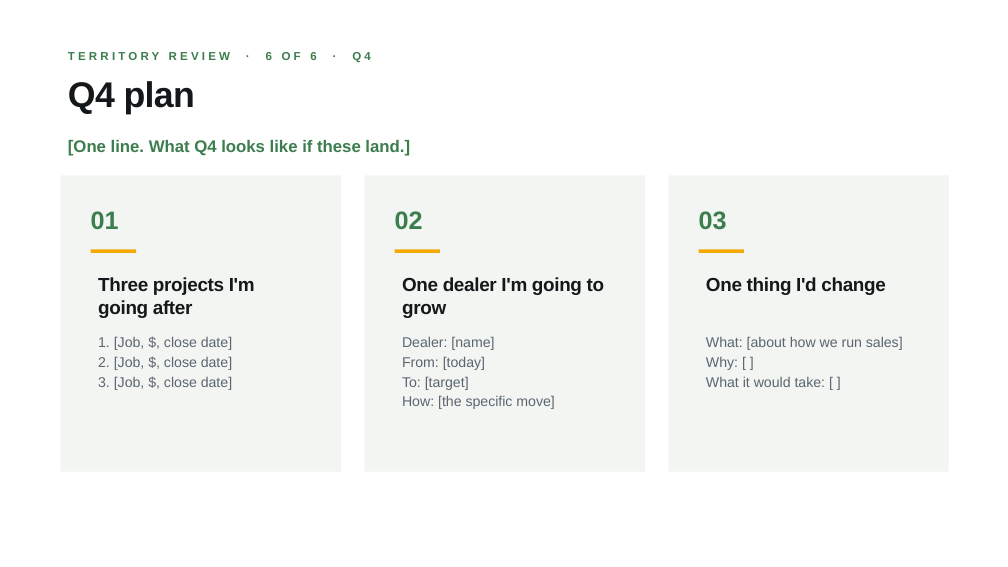
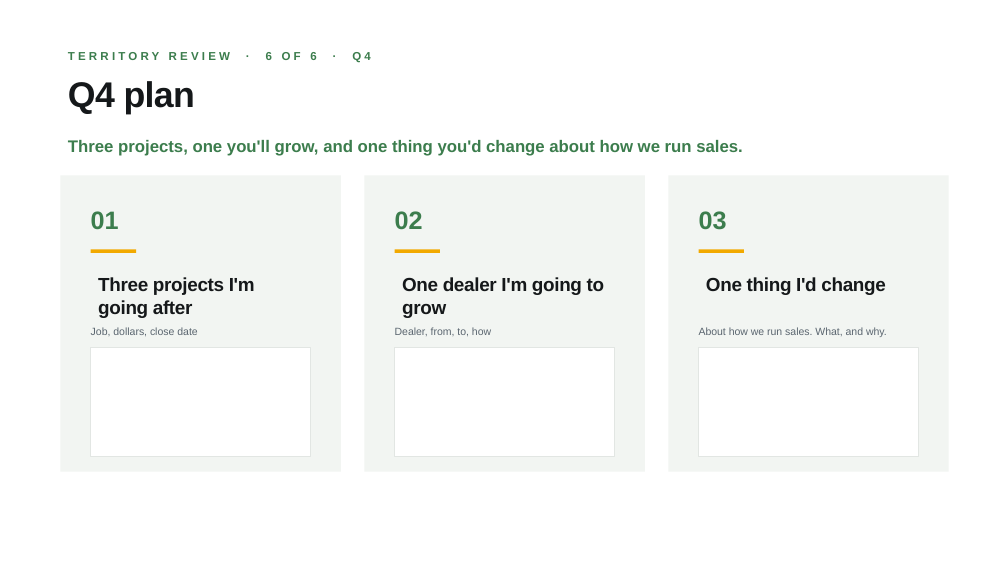
Before and after one commit to guralsnj/git_test, a slide deck: slide 7 of decks/territory-review/Territory Presentation - RSM.pptx. Drawn at 1008x567 pixels with LibreOffice and Linux fonts; fonts in the diff are those of the drawing; background and template pictures are left out. Boxes give left, top, right and bottom in pixels: in the first picture for what was removed or moved away, otherwise in the second. Text is boxed around its words. In the diff, an @@ line names an element or a change of style, - is before the commit and + after.

```diff
--- a/decks/territory-review/Territory Presentation - RSM.pptx
+++ b/decks/territory-review/Territory Presentation - RSM.pptx
@@ text at <box>68,140,743,156</box>: text changed @@
-[One line. What Q4 looks like if these land.]
+Three projects, one you'll grow, and one thing you'd change about how we run sales.
@@ text added at <box>91,327,197,336</box>, 10 pt, text #5B6670 @@
+Job, dollars, close date
@@ text added at <box>395,327,491,336</box>, 10 pt, text #5B6670 @@
+Dealer, from, to, how
@@ text added at <box>699,327,887,337</box>, 10 pt, text #5B6670 @@
+About how we run sales. What, and why.
@@ rectangle added at <box>91,348,311,457</box>, fill #FFFFFF, outline #E2E6E3 0.75 pt @@
@@ text removed at <box>98,336,232,390</box> @@
-1. [Job, $, close date]
-2. [Job, $, close date]
-3. [Job, $, close date]
@@ rectangle added at <box>395,348,615,457</box>, fill #FFFFFF, outline #E2E6E3 0.75 pt @@
@@ text removed at <box>402,336,554,409</box> @@
-Dealer: [name]
-From: [today]
-To: [target]
-How: [the specific move]
@@ rectangle added at <box>699,348,919,457</box>, fill #FFFFFF, outline #E2E6E3 0.75 pt @@
@@ text removed at <box>706,336,903,387</box> @@
-What: [about how we run sales]
-Why: [ ]
-What it would take: [ ]
```
Also in this commit, not shown: 5 other slides changed, 3 other files.
